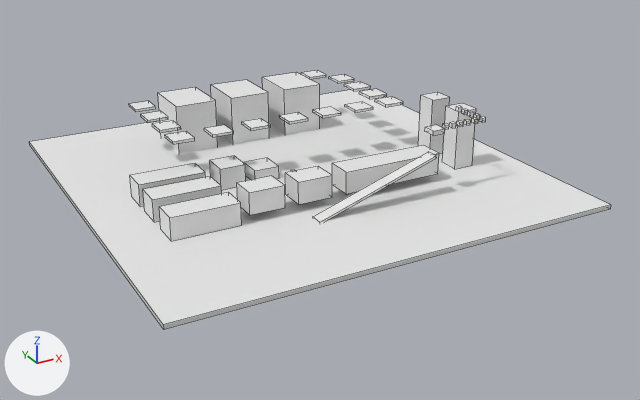
Renders of the OBJ model DirectXGame/Resources/stage1/stage1.obj from each side of a commit.
Rendered twice from a 50 mm lens placed at (-175.0, -344.0, 155.0), pointed at (6.0, -14.0, -10.0). Lighting does not change. The marker at lower left points along +X, +Y and +Z. The older version comes first. Mesh edges are drawn as thin lines. Where no turn or scale is listed for an object, it has been applied to the vertices. Vertices at exactly the same position are counted once.

Before the edit, the objects in view are built like this:
```python
mat_material_001 = principled_material('Material.001')
mat_material_001.base_color = (0.8, 0.8, 0.8)  # white #e7e7e7
mat_material_001.roughness = 1.0
me_立方体_002 = bpy.data.meshes.new('立方体.002')
me_立方体_002.from_pydata(...)  # 328 vertices, 246 faces; spans x -100.0..100.0, y -100.0..100.0, z -4.0..31.0
me_立方体_002.materials.append(mat_material_001)  # white #e7e7e7
ob_立方体_002 = bpy.data.objects.new('立方体.002', me_立方体_002)
ob_立方体_002.location = (0.0, 0.0, 0.0)
```
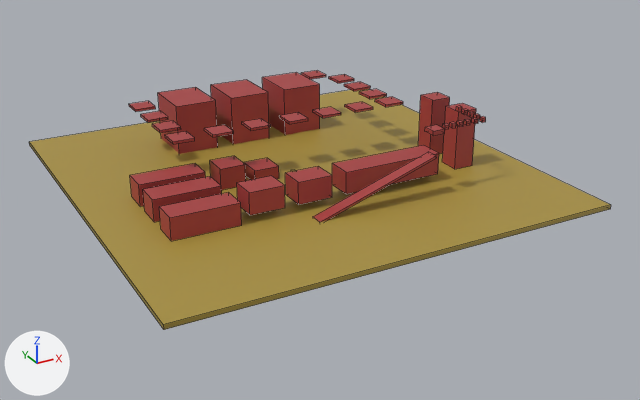
The change in detail:
Picture 'Ground.png' (img_ground_png) is new.
In material 'Material.001' (mat_material_001), base_color is no longer (0.8, 0.8, 0.8), white #e7e7e7.
In material 'Material.001' (mat_material_001), roughness goes from 1.0 to 0.5.
In material 'Material.001' (mat_material_001), texture is now set to img_ground_png.
me_立方体_002 is used by ob_立方体_002; location (0.0, 0.0, 0.0).
me_立方体_002 had 328 vertices, 246 faces and spanned x -100.0..100.0, y -100.0..100.0, z -4.0..31.0.
me_立方体_002 now has 328 vertices, 245 faces and spans x -100.0..100.0, y -100.0..100.0, z -4.0..31.0.
me_立方体_002 part 1: 245 kept faces spanning x -100.0..100.0, y -100.0..100.0, z -4.0..31.0 get new texture (UV) coordinates.
Edits to the shape of me_立方体_002 do not show in these pictures.

Where the change shows, as pixel boxes [x1, y1, x2, y2] in the pictures (640 x 400 px):
'立方体.002', surface changed, reshaped (darker): [29, 71, 611, 330] in both
